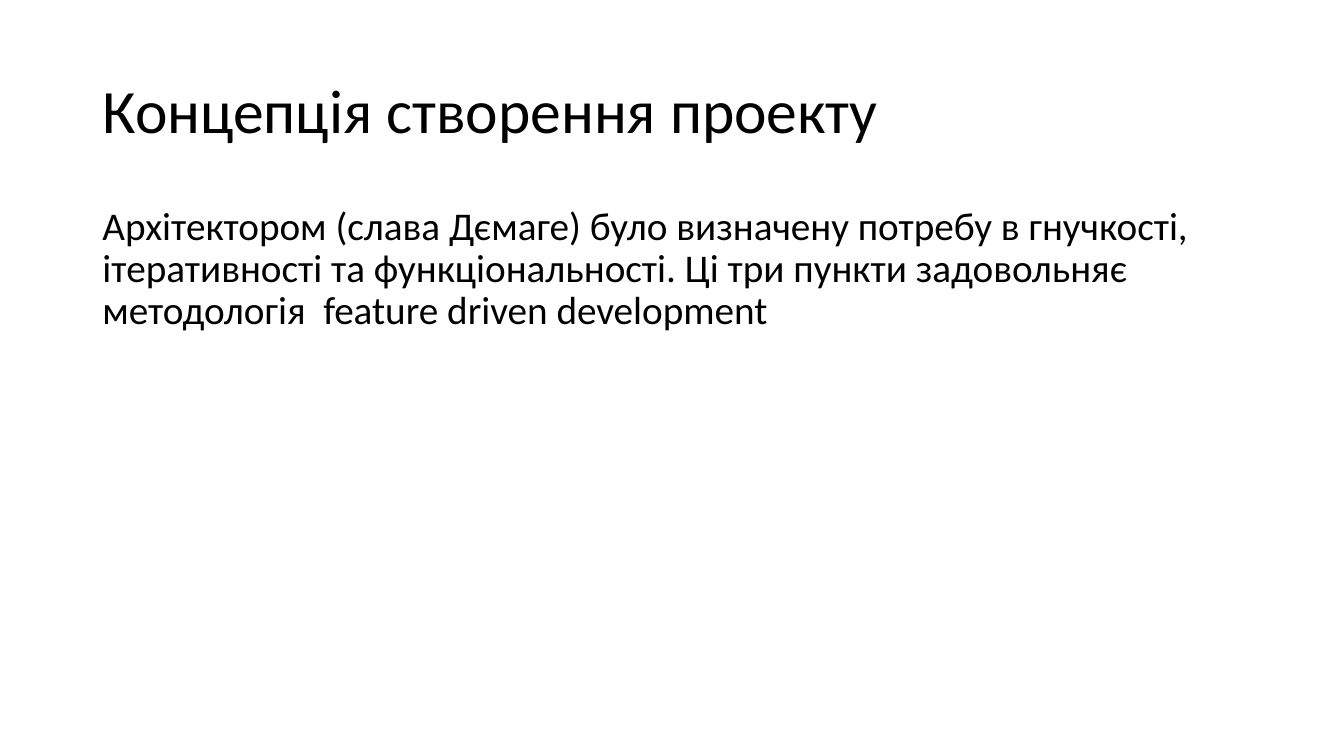
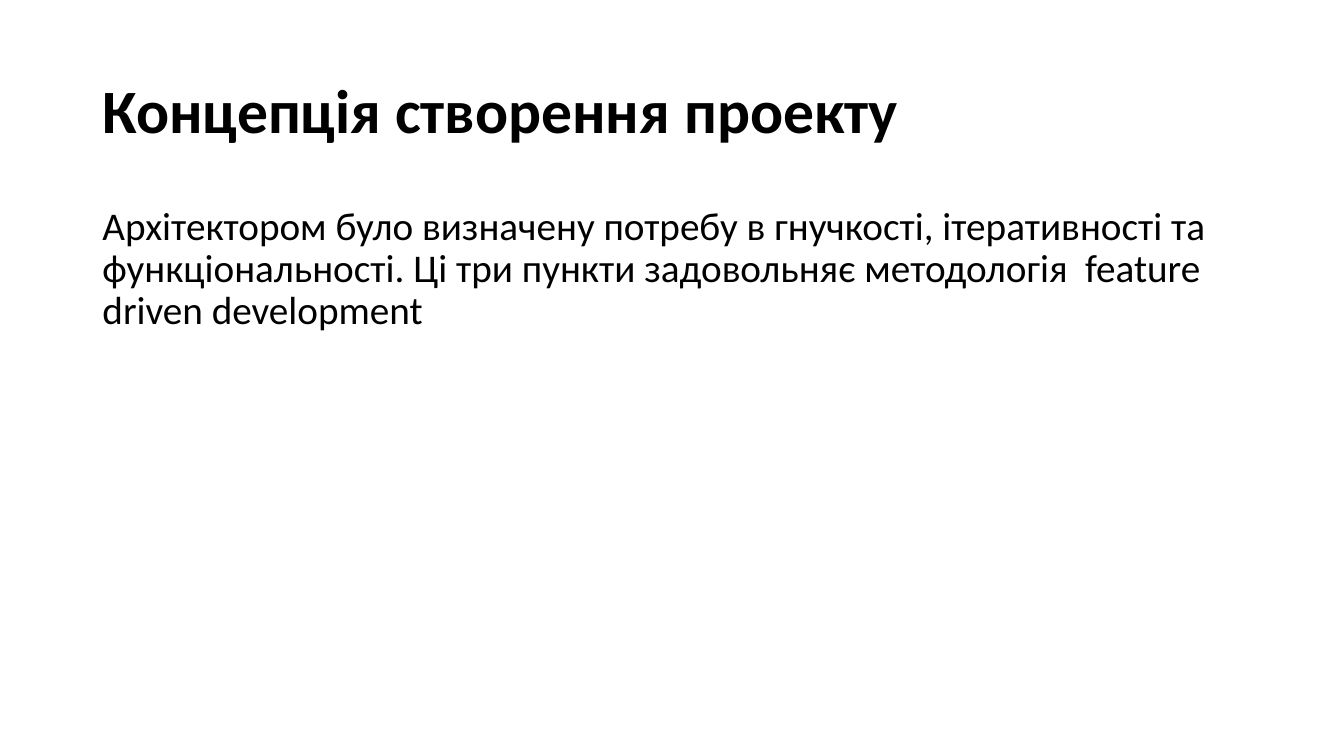
Before and after one commit to d3mage/elektronna_kafedra, a slide deck: slide 6 of elektronna_kafedra.pptx (slide 5 before the commit). Drawn at 1344x756 pixels with LibreOffice and Linux fonts; fonts in the diff are those of the drawing. Boxes give left, top, right and bottom in pixels: in the first picture for what was removed or moved away, otherwise in the second. Text is boxed around its words. In the diff, an @@ line names an element or a change of style, - is before the commit and + after.

```diff
--- a/elektronna_kafedra.pptx
+++ b/elektronna_kafedra.pptx
@@ title "Концепція створення проекту" at (102,89,897,143): bold on @@
@@ text at (102,213,1205,331): text changed @@
-Архітектором (слава Дємаге) було визначену потребу в гнучкості, ітеративності та функціональності. Ці три пункти задовольняє методологія feature driven development
+Архітектором було визначену потребу в гнучкості, ітеративності та функціональності. Ці три пункти задовольняє методологія feature driven development
```
Also in this commit, not shown: 4 other slides changed, 2 slides added, 1 slide removed, 2 other files.
